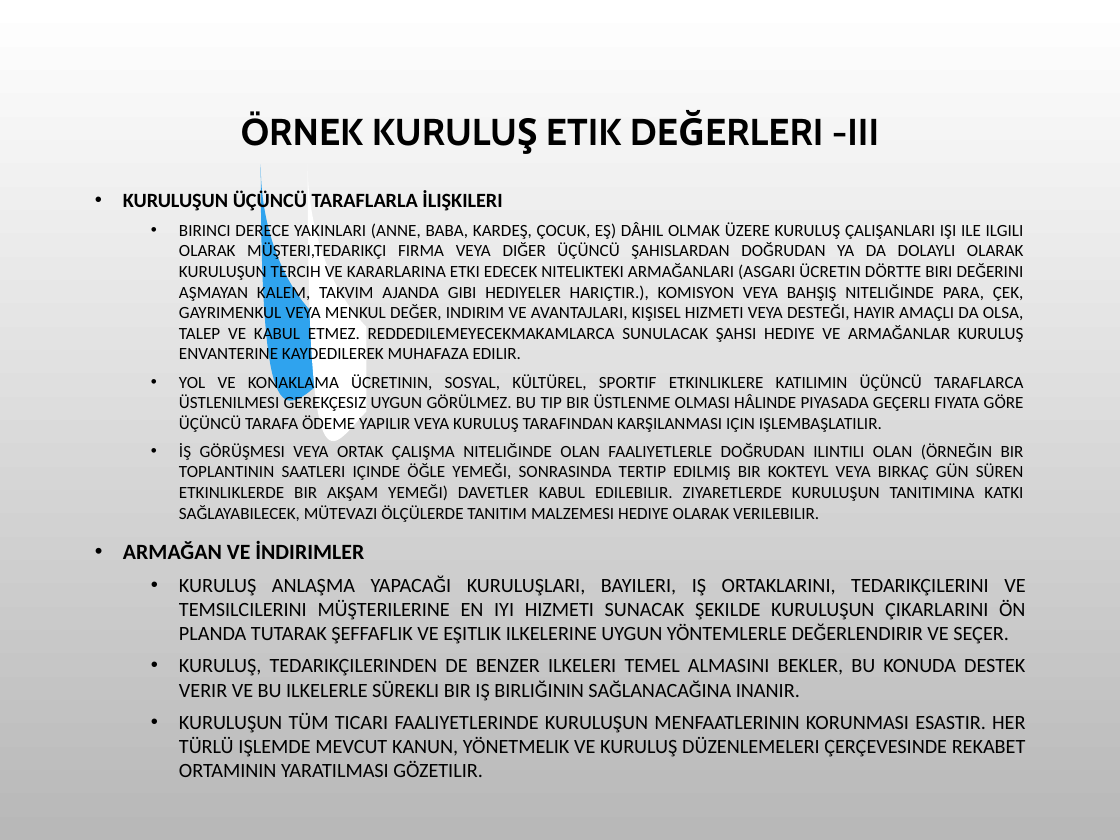
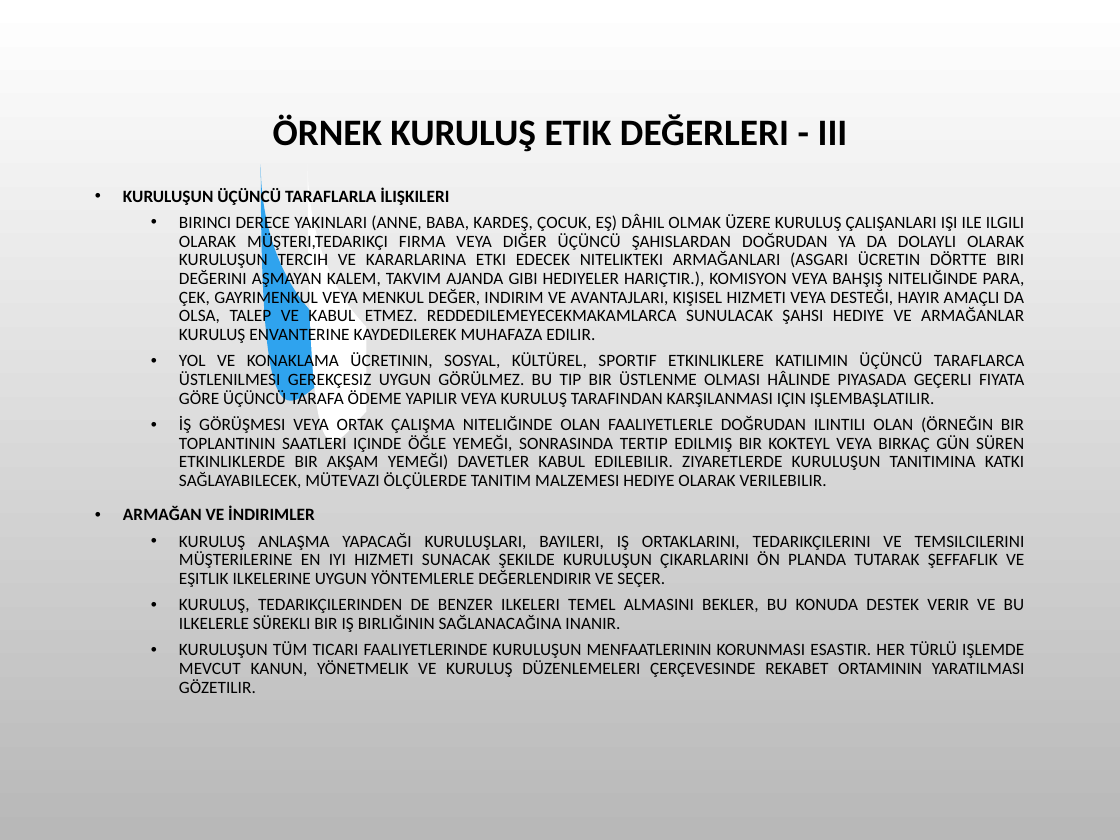
Before and after one commit to SevdanurGENC/20-21-Lecture-Notes, a slide deck: slide 24 of 4. Bolum - Meslek Etigi - Kurumsal Etik.ppt. Drawn at 1120x840 pixels with LibreOffice and Linux fonts; fonts in the diff are those of the drawing; background and template pictures are left out. Boxes give left, top, right and bottom in pixels: in the first picture for what was removed or moved away, otherwise in the second. Text is boxed around its words. In the diff, an @@ line names an element or a change of style, - is before the commit and + after.

```diff
--- a/4. Bolum - Meslek Etigi - Kurumsal Etik.ppt
+++ b/4. Bolum - Meslek Etigi - Kurumsal Etik.ppt
@@ title at [273,114,848,152]: text changed; font Cabin to Calibri @@
-ÖRNEK KURULUŞ ETIK DEĞERLERI -III
+ÖRNEK KURULUŞ ETIK DEĞERLERI - III
@@ text "KURULUŞUN ÜÇÜNCÜ TARAFLARLA İLIŞKILERI" at [123,188,1025,693]: size 13 to 11.1 pt in "KURULUŞUN ÜÇÜNCÜ TARAFLARLA İLIŞKILERI", "KURULUŞ ANLAŞMA YAPACAĞI KURULUŞLARI, BAYILERI, IŞ ORTAKLARI ...", "KURULUŞ, TEDARIKÇILERINDEN DE BENZER ILKELERI TEMEL ALMASINI ...", "KURULUŞUN TÜM TICARI FAALIYETLERINDE KURULUŞUN MENFAATLERINI ..."; size 11 to 11.1 pt in "BIRINCI DERECE YAKINLARI (ANNE, BABA, KARDEŞ, ÇOCUK, ...", "YOL VE KONAKLAMA ÜCRETININ, SOSYAL, KÜLTÜREL, SPORTIF ...", "İŞ GÖRÜŞMESI VEYA ORTAK ÇALIŞMA NITELIĞINDE OLAN ..."; size 14 to 11.1 pt in "ARMAĞAN VE İNDIRIMLER"; line spacing 1 to 0.9 @@
```
Also in this commit, not shown: 12 other slides changed.
